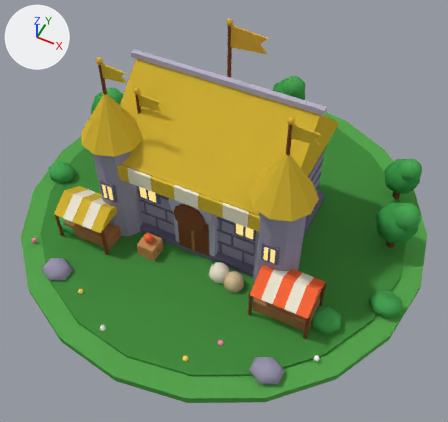
The Blender file blender/models/bld_marche_3.blend: old version first, new version second.
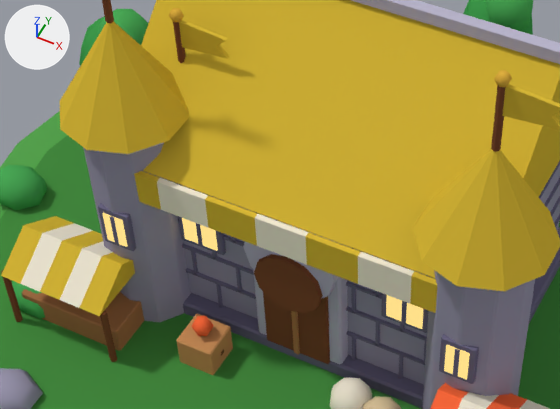
Old and new are each drawn whole from a 50 mm camera at (5.76, -11.53, 14.47) aimed at (0.68, -1.38, 1.78) and again close up on the part from 12% to 71% of the width and 20% to 66% of the height. Lighting does not change. The marker at upper left points along +X, +Y and +Z. The older version's two pictures come first.

In view in the first close-up: 'box', 'box.043', 'box.051', 'box.059', 'cyl', 'cyl.002', 'cyl.004', 'cyl.006', 'cyl.009', 'ground2', 'roof', 'walls' and 66 more.
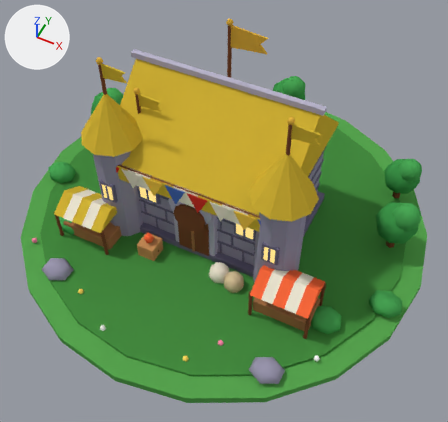
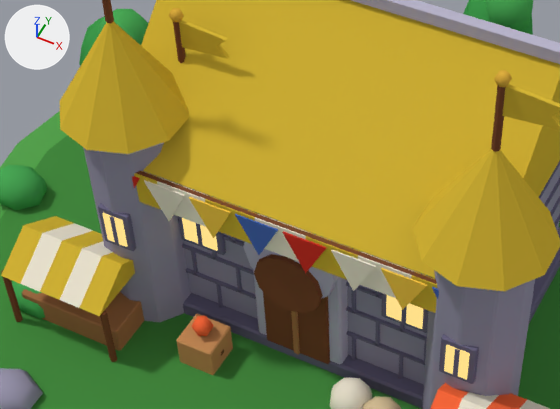
What changed in the scene script:
```text
Change me_box_070:
    remove me_box_070.from_pydata(...)  # 8 vertices, 6 faces; spans x -0.8..0.8, y -1.6..1.6, z 0.0..0.06
    remove me_box_070.materials.append(mat_m_c9a86a)  # orange #c9a86a
    add me_box_070.from_pydata(...)  # 8 vertices, 6 faces; spans x -2.64..2.64, y -0.03..0.03, z 0.0..0.06
    me_box_070 part 1: the whole mesh is scaled about its middle by (3.3, 0.0156, 1)
    add me_box_070.materials.append(mat_m_7a4a30)  # brown #7a4a30
Add me_poly_011:
    me_poly_011.from_pydata([(-0.297, -0.03, 0.0), (0.297, -0.03, 0.0), (0.0, -0.03, -0.594), (-0.297, 0.03, 0.0), (0.297, 0.03, 0.0), (0.0, 0.03, -0.594)], [], [(2, 1, 0), (3, 4, 5), (0, 1, 4, 3), (1, 2, 5, 4), (2, 0, 3, 5)])
    me_poly_011.materials.append(mat_m_4a6ab8)  # blue #4a6ab8
Add me_poly_010:
    me_poly_010.from_pydata([(-0.297, -0.03, 0.0), (0.297, -0.03, 0.0), (0.0, -0.03, -0.594), (-0.297, 0.03, 0.0), (0.297, 0.03, 0.0), (0.0, 0.03, -0.594)], [], [(2, 1, 0), (3, 4, 5), (0, 1, 4, 3), (1, 2, 5, 4), (2, 0, 3, 5)])
    me_poly_010.materials.append(mat_m_ffcf4a)  # yellow #ffcf4a
Add me_poly_009:
    me_poly_009.from_pydata([(-0.297, -0.03, 0.0), (0.297, -0.03, 0.0), (0.0, -0.03, -0.594), (-0.297, 0.03, 0.0), (0.297, 0.03, 0.0), (0.0, 0.03, -0.594)], [], [(2, 1, 0), (3, 4, 5), (0, 1, 4, 3), (1, 2, 5, 4), (2, 0, 3, 5)])
    me_poly_009.materials.append(mat_m_f2ead6)  # pale yellow #f2ead6
Add me_poly_008:
    me_poly_008.from_pydata([(-0.297, -0.03, 0.0), (0.297, -0.03, 0.0), (0.0, -0.03, -0.594), (-0.297, 0.03, 0.0), (0.297, 0.03, 0.0), (0.0, 0.03, -0.594)], [], [(2, 1, 0), (3, 4, 5), (0, 1, 4, 3), (1, 2, 5, 4), (2, 0, 3, 5)])
    me_poly_008.materials.append(mat_m_d8352a)  # red #d8352a
Add me_poly_006:
    me_poly_006.from_pydata([(-0.297, -0.03, 0.0), (0.297, -0.03, 0.0), (0.0, -0.03, -0.594), (-0.297, 0.03, 0.0), (0.297, 0.03, 0.0), (0.0, 0.03, -0.594)], [], [(2, 1, 0), (3, 4, 5), (0, 1, 4, 3), (1, 2, 5, 4), (2, 0, 3, 5)])
    me_poly_006.materials.append(mat_m_ffcf4a)  # yellow #ffcf4a
Add me_poly_005:
    me_poly_005.from_pydata([(-0.297, -0.03, 0.0), (0.297, -0.03, 0.0), (0.0, -0.03, -0.594), (-0.297, 0.03, 0.0), (0.297, 0.03, 0.0), (0.0, 0.03, -0.594)], [], [(2, 1, 0), (3, 4, 5), (0, 1, 4, 3), (1, 2, 5, 4), (2, 0, 3, 5)])
    me_poly_005.materials.append(mat_m_f2ead6)  # pale yellow #f2ead6
Add me_poly_004:
    me_poly_004.from_pydata([(-0.297, -0.03, 0.0), (0.297, -0.03, 0.0), (0.0, -0.03, -0.594), (-0.297, 0.03, 0.0), (0.297, 0.03, 0.0), (0.0, 0.03, -0.594)], [], [(2, 1, 0), (3, 4, 5), (0, 1, 4, 3), (1, 2, 5, 4), (2, 0, 3, 5)])
    me_poly_004.materials.append(mat_m_d8352a)  # red #d8352a
Change ob_box_070:
    ob_box_070.location: (0.0, -3.6, 0.0) -> (0.01, -2.15, 2.95)
Add ob_poly_011:
    ob_poly_011 = bpy.data.objects.new('poly.011', me_poly_011)
    ob_poly_011.location = (2.32, -2.18, 2.95)
Add ob_poly_010:
    ob_poly_010 = bpy.data.objects.new('poly.010', me_poly_010)
    ob_poly_010.location = (1.66, -2.18, 2.95)
Add ob_poly_009:
    ob_poly_009 = bpy.data.objects.new('poly.009', me_poly_009)
    ob_poly_009.location = (1.0, -2.18, 2.95)
Add ob_poly_008:
    ob_poly_008 = bpy.data.objects.new('poly.008', me_poly_008)
    ob_poly_008.location = (0.34, -2.18, 2.95)
Add ob_poly_007:
    ob_poly_007 = bpy.data.objects.new('poly.007', me_poly_011.copy())
    ob_poly_007.location = (-0.32, -2.18, 2.95)
Add ob_poly_006:
    ob_poly_006 = bpy.data.objects.new('poly.006', me_poly_006)
    ob_poly_006.location = (-0.98, -2.18, 2.95)
Add ob_poly_005:
    ob_poly_005 = bpy.data.objects.new('poly.005', me_poly_005)
    ob_poly_005.location = (-1.64, -2.18, 2.95)
Add ob_poly_004:
    ob_poly_004 = bpy.data.objects.new('poly.004', me_poly_004)
    ob_poly_004.location = (-2.3, -2.18, 2.95)
```

Where the change shows, as pixel boxes [x1, y1, x2, y2] in the close-ups (560 x 409 px):
'box.070', recoloured, mesh rescaled, moved (not visible before): after [136, 171, 437, 284]
'poly.010', added (yellow): after [381, 268, 427, 310]
'poly.009', added (pale yellow): after [331, 250, 376, 291]
'poly.008', added (red): after [282, 231, 327, 273]
'poly.007', added (blue): after [235, 214, 278, 255]
'poly.006', added (yellow): after [189, 197, 231, 238]
'poly.005', added (pale yellow): after [144, 180, 185, 221]
'poly.004', added (mostly hidden): after [132, 176, 140, 188]
'poly.011', added (mostly hidden): after [432, 287, 439, 299]
